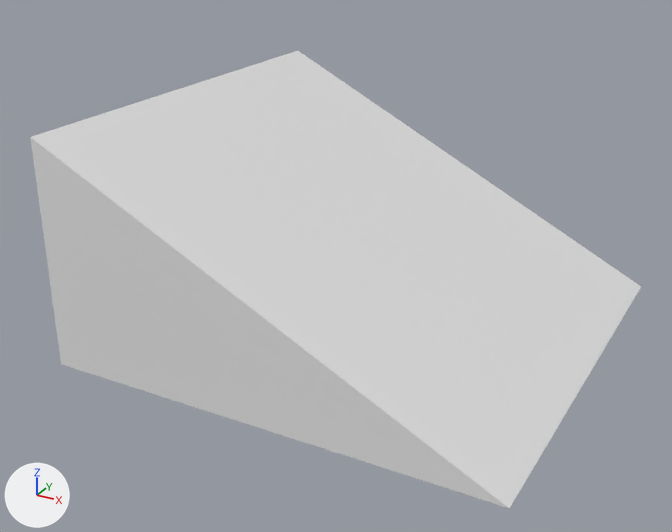
One commit to the Blender file Assets/Art/Models/ramp.blend: the scene before it, then after it.
The view is the same before and after, from a 50 mm lens placed at (0.855, -1.744, 0.993), pointed at (-0.052, -0.096, 0.17). The axes (+X, +Y, +Z) are drawn at lower left. The lights are the same throughout.
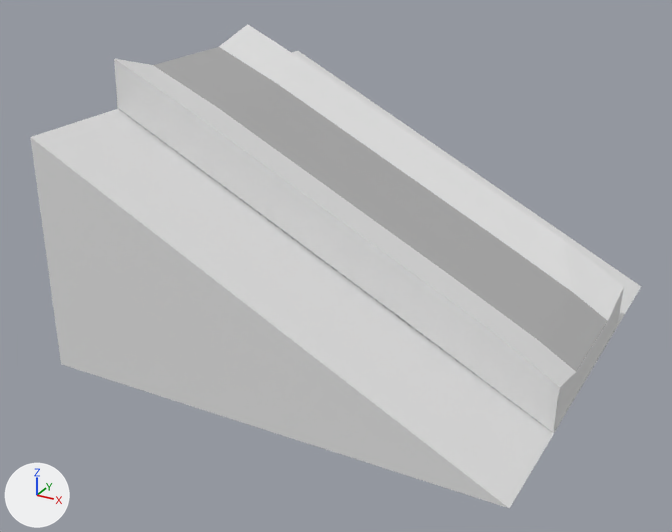
What the commit changed:
Material 'Material' (mat_material) is new.
Its base color is (0.8, 0.8, 0.8) (white #e7e7e7).
Material 'Material.001' (mat_material_001) is new.
Its base color is (0.448, 0.448, 0.448) (grey #b3b3b3).
Mesh me_cube is new.
It has 76 vertices, 50 faces, 4 loose edges and spans x -0.5..0.502, y -0.25..0.25, z 0.002..0.608.
Faces by material slot: [34, 16].
It uses material mat_material (white #e7e7e7).
It uses material mat_material_001 (grey #b3b3b3).
Object 'Cube.001' (ob_cube_001) is new; it shows me_cube.
Its location is (0.0, 0.0, 0.0).

Where the change shows, as pixel boxes (x1, y1, x2, y2) in the pictures (672 x 532 px):
'Cube.001', added
    after: (114, 24, 624, 433)
    faces in mat_material (white #e7e7e7): (114, 24, 624, 433)
    faces in mat_material_001 (grey #b2b2b2): (154, 47, 608, 372)
